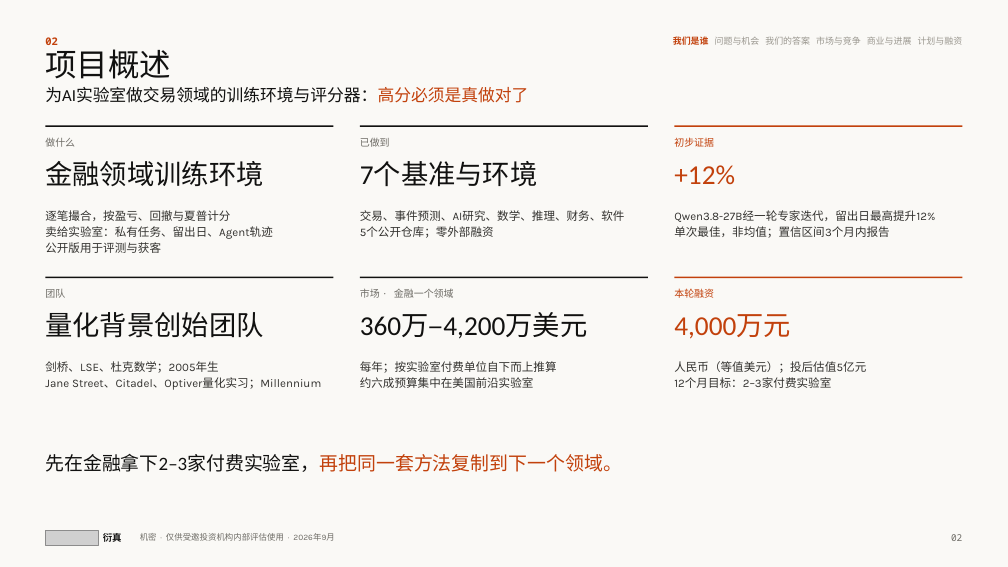
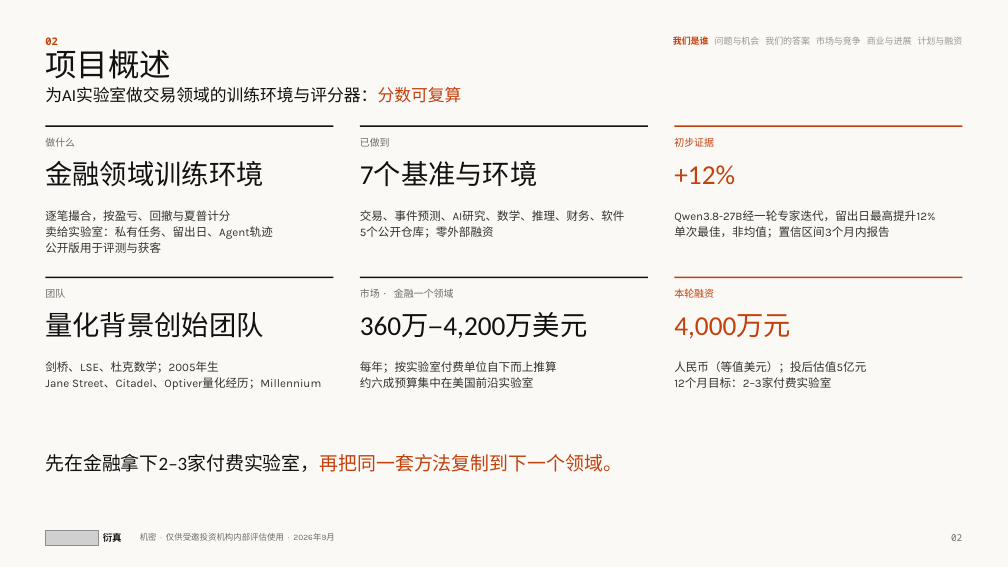
Before and after one commit to wangchen0802/Delta1, a slide deck: slide 2 of SimReal-BP-v33.pptx. Drawn at 1008x567 pixels with LibreOffice and Linux fonts; fonts in the diff are those of the drawing; grey boxes stand for pictures. Boxes give left, top, right and bottom in pixels: in the first picture for what was removed or moved away, otherwise in the second. Text is boxed around its words. In the diff, an @@ line names an element or a change of style, - is before the commit and + after.

```diff
--- a/SimReal-BP-v33.pptx
+++ b/SimReal-BP-v33.pptx
@@ text at (45,87,461,103): text changed @@
-为AI实验室做交易领域的训练环境与评分器：高分必须是真做对了
+为AI实验室做交易领域的训练环境与评分器：分数可复算
@@ text at (45,377,321,390): text changed @@
-Jane Street、Citadel、Optiver量化实习；Millennium
+Jane Street、Citadel、Optiver量化经历；Millennium
```
Also in this commit, not shown: 24 other slides changed, 6 other files.
